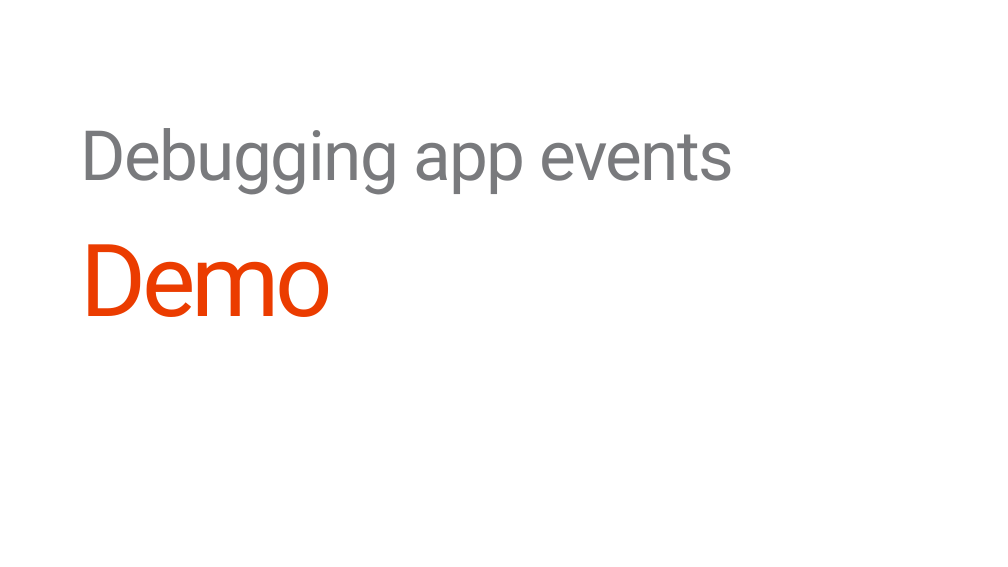
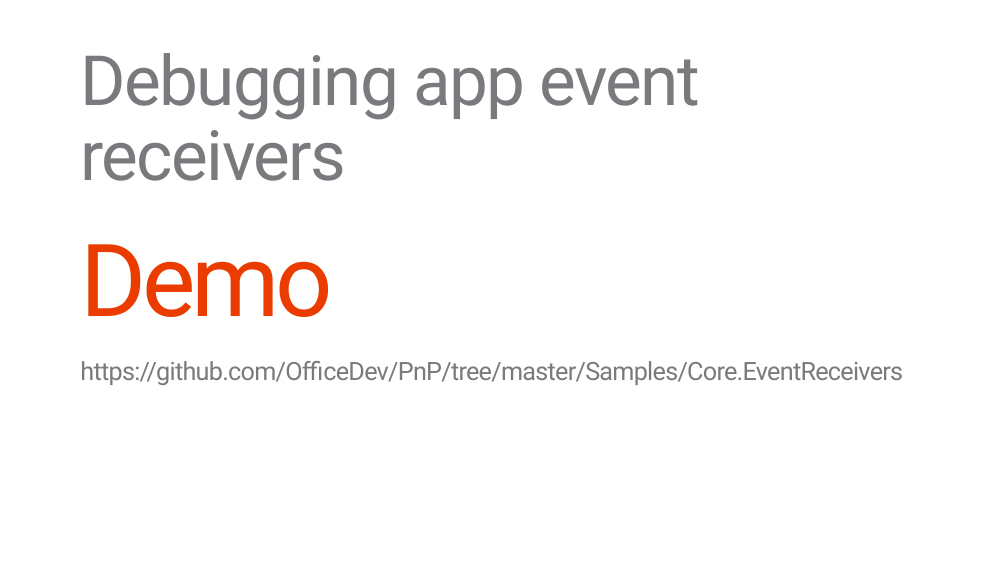
Before and after one commit to OfficeDev/TrainingContent, a slide deck: slide 34 of O3658/05 Using Remote Event Receivers and Remote Timer Jobs/5_RemoteTimersEvents.pptx. Drawn at 1008x567 pixels with LibreOffice and Linux fonts; fonts in the diff are those of the drawing; background and template pictures are left out. Boxes give left, top, right and bottom in pixels: in the first picture for what was removed or moved away, otherwise in the second. Text is boxed around its words. In the diff, an @@ line names an element or a change of style, - is before the commit and + after.

```diff
--- a/O3658/05 Using Remote Event Receivers and Remote Timer Jobs/5_RemoteTimersEvents.pptx
+++ b/O3658/05 Using Remote Event Receivers and Remote Timer Jobs/5_RemoteTimersEvents.pptx
@@ text at box(80, 53, 701, 181): text changed @@
-Debugging app events
+Debugging app event receivers
@@ subtitle added at box(80, 361, 903, 385), 24 pt, text #797A7D @@
+https://github.com/OfficeDev/PnP/tree/master/Samples/Core.EventReceivers
```
Also in this commit, not shown: 8 other slides changed.
